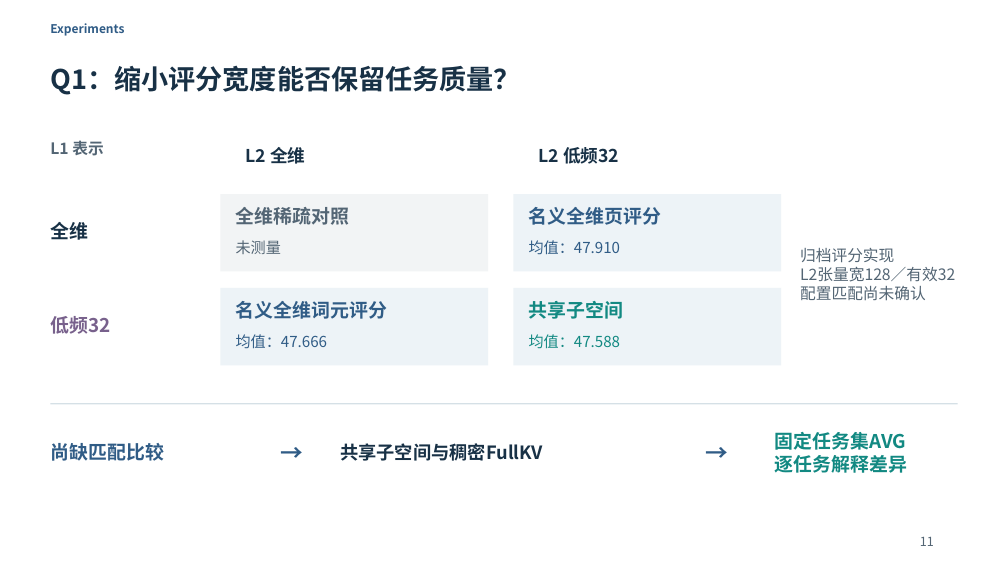
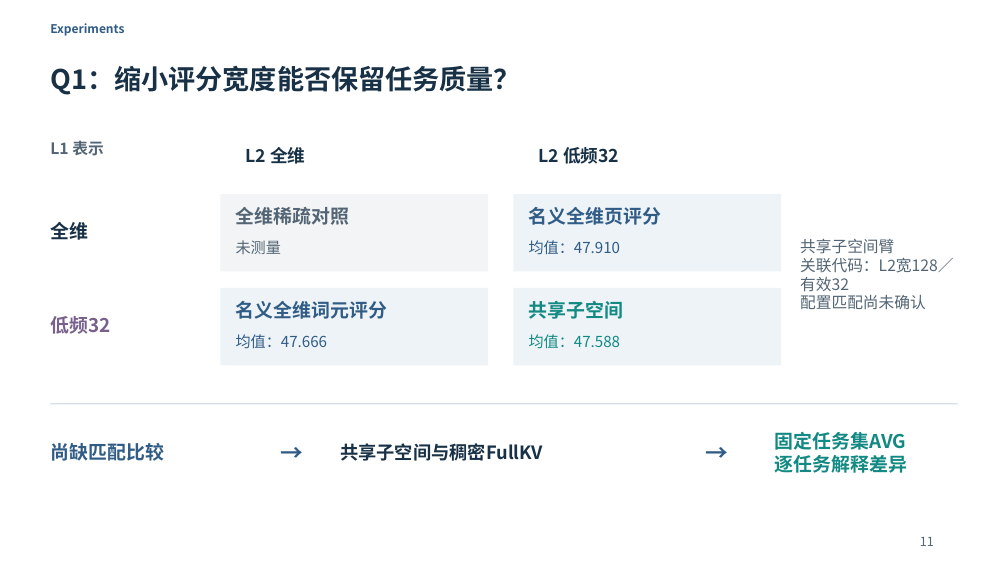
Before and after one commit to Chosen-David/two-level-attention, a slide deck: slide 11 of agent_doc/advice/dac_manuscript/presentation/TwoLevel_UserEdited_20261014.pptx. Drawn at 1008x567 pixels with LibreOffice and Linux fonts; fonts in the diff are those of the drawing. Boxes give left, top, right and bottom in pixels: in the first picture for what was removed or moved away, otherwise in the second. Text is boxed around its words. In the diff, an @@ line names an element or a change of style, - is before the commit and + after.

```diff
--- a/agent_doc/advice/dac_manuscript/presentation/TwoLevel_UserEdited_20261014.pptx
+++ b/agent_doc/advice/dac_manuscript/presentation/TwoLevel_UserEdited_20261014.pptx
@@ text at [800, 239, 954, 292]: text changed @@
-归档评分实现
-L2张量宽128／有效32
+共享子空间臂
+关联代码：L2宽128／有效32
```
Also in this commit, not shown: 1 other slide changed, 5 other files.
